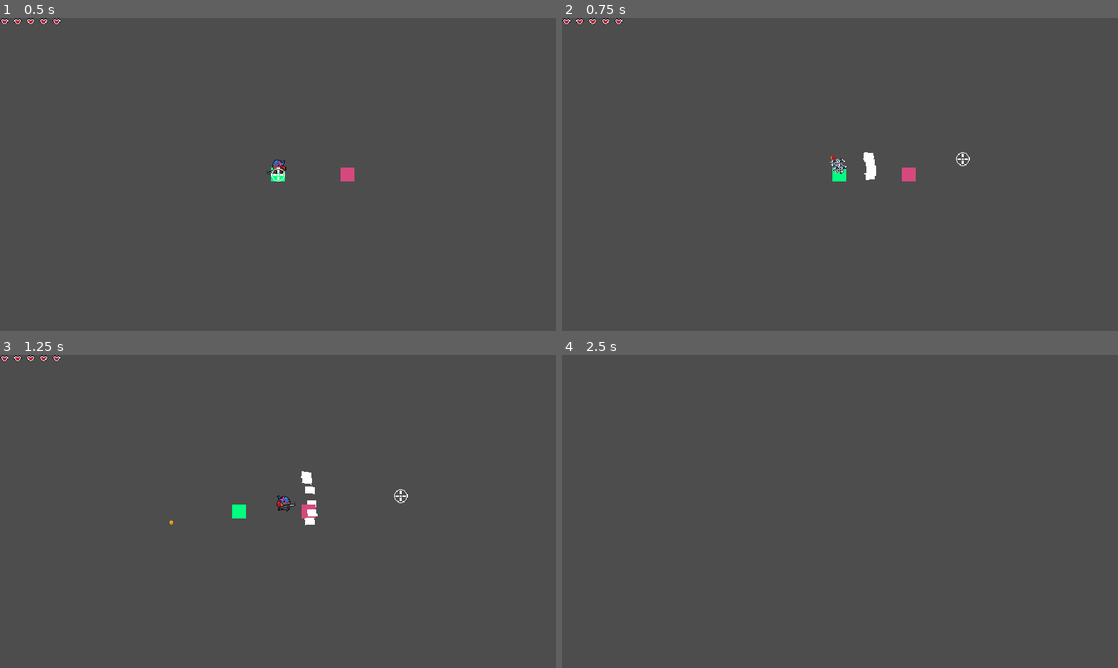
Above: before the commit, frames 1-4 (two rows, left to right).
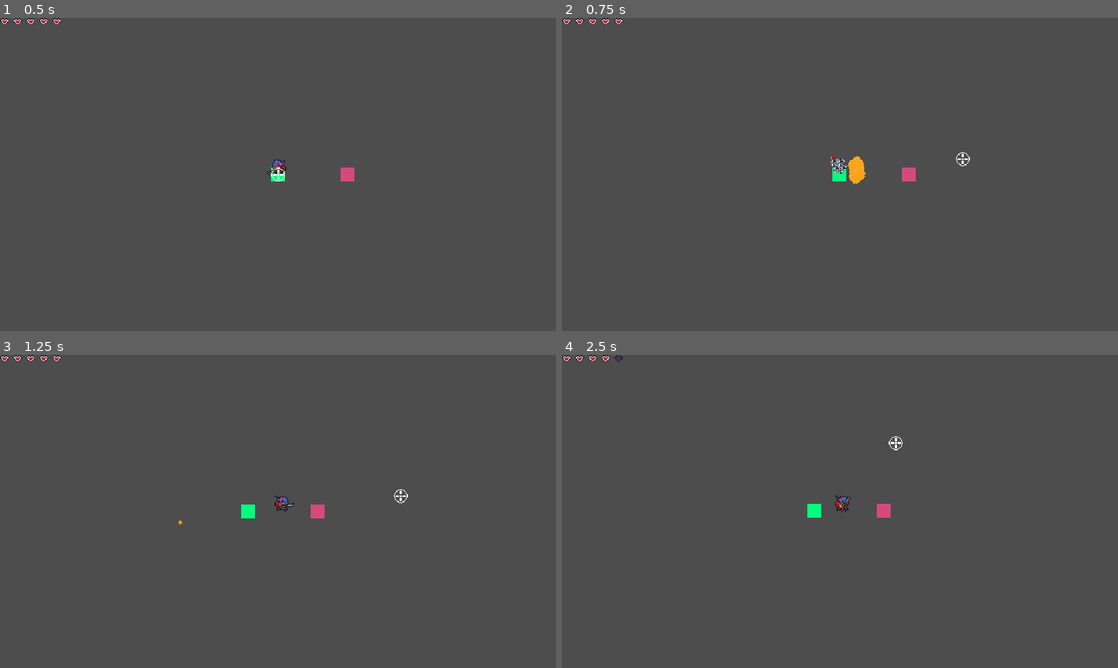
Above: after the commit, the same moments.

Repository: ash-eff/be_kind_rewind
Game: Godot game, scene res://scenes/world.tscn
Two runs of this game, one before a commit and one after it. Both use one fixed random seed, a clock stepped at 60 frames per second and the inputs below.
Inputs (mouse positions are in pixels of both pictures, inside the frame that each line leads up to):
- Up to frame 1 (0.5 s): no input
- Up to frame 2 (0.75 s): tap Enter at 0.5 s; move the mouse to (962, 158) at 0.52 s; hold D (right) from 0.53 s (still down); tap R (rewind) at 0.6 s; click (962, 158) at 0.67 s
- Up to frame 3 (1.25 s): keep holding D (right)
- Up to frame 4 (2.5 s): move the mouse to (728, 527) at 1.27 s; release D (right) at 1.28 s; hold S (down) 1.28-2.03 s; tap P (P) at 1.35 s; tap R (rewind) at 1.55, 2.1 s; move the mouse to (895, 442) at 2.02 s; hold D (right) from 2.03 s (still down)

Frame 1 is identical in both runs. In frame 2, 0.4% of the frame differs, in the area x 51-57%, y 42-54%; in frame 3, 0.6%, in the area x 30-59%, y 37-55%; in frame 4, 0.5%.

Commit message:
adjust kill time on shotgun projectiles

Diff:
--- a/scenes/player.tscn
+++ b/scenes/player.tscn
@@ -135,7 +135,6 @@
 
 [node name="Player" type="CharacterBody2D" groups=["Player"]]
 script = ExtResource("1_2kbhf")
-speed = 200.0
 acceleration = 20.0
 
 [node name="Sprite2D" type="Sprite2D" parent="."]
@@ -149,6 +148,7 @@
 
 [node name="Shotgun" parent="Weapon Holder" instance=ExtResource("3_gcghw")]
 Projectile = ExtResource("4_snhkg")
+fireRate = 0.6
 
 [node name="CollisionShape2D" type="CollisionShape2D" parent="."]
 position = Vector2(0, -6)
--- a/scenes/weapons/projectiles/shotgun_projectile.tscn
+++ b/scenes/weapons/projectiles/shotgun_projectile.tscn
@@ -1,28 +1,31 @@
 [gd_scene load_steps=6 format=3 uid="uid://degv7qjromapo"]
 
-[ext_resource type="Texture2D" uid="uid://dh5t4r3nxmb5u" path="res://assets/square.png" id="1_7btur"]
+[ext_resource type="Texture2D" uid="uid://g3t4uevwigep" path="res://assets/projectile.png" id="1_50kud"]
 [ext_resource type="Script" path="res://scripts/weapon_ammo/projectile.gd" id="2_ggvcn"]
 [ext_resource type="PackedScene" uid="uid://utbfejorq51e" path="res://scenes/damage_component.tscn" id="3_ykpr8"]
 [ext_resource type="PackedScene" uid="uid://c8gpve7ervbhd" path="res://scenes/vcr.tscn" id="4_ak75u"]
 
 [sub_resource type="RectangleShape2D" id="RectangleShape2D_u7hbs"]
-size = Vector2(16, 16)
+size = Vector2(16, 12)
 
-[node name="shotgun_projectile" type="Sprite2D"]
-position = Vector2(3.5, 0)
-scale = Vector2(0.6875, 0.5)
-texture = ExtResource("1_7btur")
+[node name="RigidBody2D" type="RigidBody2D"]
+gravity_scale = 0.0
 script = ExtResource("2_ggvcn")
-projectile_life_time = 0.5
+projectile_life_time = 0.3
+
+[node name="shotgun_projectile" type="Sprite2D" parent="."]
+position = Vector2(8, 2.38419e-07)
+texture = ExtResource("1_50kud")
 
 [node name="DamageComponent" parent="." instance=ExtResource("3_ykpr8")]
+position = Vector2(8, 2.38419e-07)
 
 [node name="CollisionShape2D" type="CollisionShape2D" parent="DamageComponent"]
-position = Vector2(1.43051e-06, 0)
 shape = SubResource("RectangleShape2D_u7hbs")
 
 [node name="VCR" parent="." instance=ExtResource("4_ak75u")]
+position = Vector2(8, 2.38419e-07)
 can_be_destroyed = true
 
-[connection signal="rewind_complete" from="VCR" to="." method="_on_vcr_rewind_complete"]
-[connection signal="rewind_start" from="VCR" to="." method="_on_vcr_rewind_start"]
+[connection signal="rewind_complete" from="VCR" to="shotgun_projectile" method="_on_vcr_rewind_complete"]
+[connection signal="rewind_start" from="VCR" to="shotgun_projectile" method="_on_vcr_rewind_start"]
--- a/scripts/weapon_ammo/projectile.gd
+++ b/scripts/weapon_ammo/projectile.gd
@@ -1,39 +1,63 @@
-extends Sprite2D
+extends RigidBody2D
 
 @onready var game_manager = get_node("/root/GameManager")
 @export var min_speed := 0
-@export var max_speed := 50
+@export var max_speed := 200
 @export var projectile_life_time := 1.0
-
-
-var base_speed = 1000
+@export var slowdown_factor := 15
+var base_speed = 2000
 var adjusted_speed = 0.0
 var timer
 var time_alive = 0
 var is_rewinding = false
 var vcr
-var velocity = Vector2()
-var direction = Vector2()
-var slowdown_factor = .83
+var direction_angle = 0.0
+var impulse_applied = false
+var modulate_color = Color(1, 1, 1, 1)  # Initial color with alpha set to 1
+var target_alpha = 0  # The target alpha value
+var lerp_speed = 40  # Adjust this value to control the speed of the lerp
+
 
 func _ready():
-	adjusted_speed = base_speed + randf_range(min_speed, max_speed)
 	timer = Timer.new()
 	add_child(timer)
 	timer.connect("timeout", _on_timer_timeout)
 	timer.one_shot = true
 	timer.start(projectile_life_time)
-	vcr = $VCR
+	#vcr = $VCR
+	set_speed()
+
+
+func _process(delta):
+	if not impulse_applied:
+		apply_impulse(Vector2(adjusted_speed,0).rotated(deg_to_rad(direction_angle)))
+		impulse_applied = true
 
 func _physics_process(delta):
 	if is_rewinding:
 		return
-	adjusted_speed *= slowdown_factor
-	velocity = direction * adjusted_speed  * delta
-	position += velocity
-	if snapped(adjusted_speed, .01) <= 1:
+
+	if not impulse_applied:
+		return
+
+	var slowdown = Vector2(linear_velocity.x * slowdown_factor, linear_velocity.y * slowdown_factor)
+	apply_force(-slowdown)
+
+	if linear_velocity.length_squared() < 100:
+		kill(delta)
+
+func kill(delta):
+	modulate_color.a = lerpf(modulate_color.a, target_alpha, lerp_speed * delta)
+	modulate = modulate_color
+	if modulate_color.a == 0.0:
 		queue_free()
 
+
+func set_speed():
+	adjusted_speed = base_speed + randf_range(min_speed, max_speed)
+
+func set_direction_angle(value):
+	direction_angle = value
 
 func _on_vcr_rewind_complete():
 	is_rewinding = false
--- a/scripts/weapons/base_weapon.gd
+++ b/scripts/weapons/base_weapon.gd
@@ -9,7 +9,7 @@
 @onready var sprite_rotator := $Sprite_Rotator
 @onready var weapon_sprite := sprite_rotator.get_node("Sprite2D")
 
-var number_of_bullets = 6
+var number_of_bullets = 7
 var spread_angle = 40
 var new_direction = Vector2.ZERO
 var state_machine
--- a/scripts/weapons/shotgun.gd
+++ b/scripts/weapons/shotgun.gd
@@ -18,8 +18,7 @@
 			var look_direction = Vector2(cos(deg_to_rad(new_angle)), sin(deg_to_rad(new_angle))).normalized()
 			var projectile = Projectile.instantiate()
 
-
-			projectile.direction = look_direction
+			projectile.position = get_global_position()
 			projectile.look_at(look_direction)
+			projectile.set_direction_angle(new_angle)
 			world.add_child(projectile)
-			projectile.global_position = global_position
Binary file added: assets/projectile.png
Not shown, added: assets/projectile.png.import
